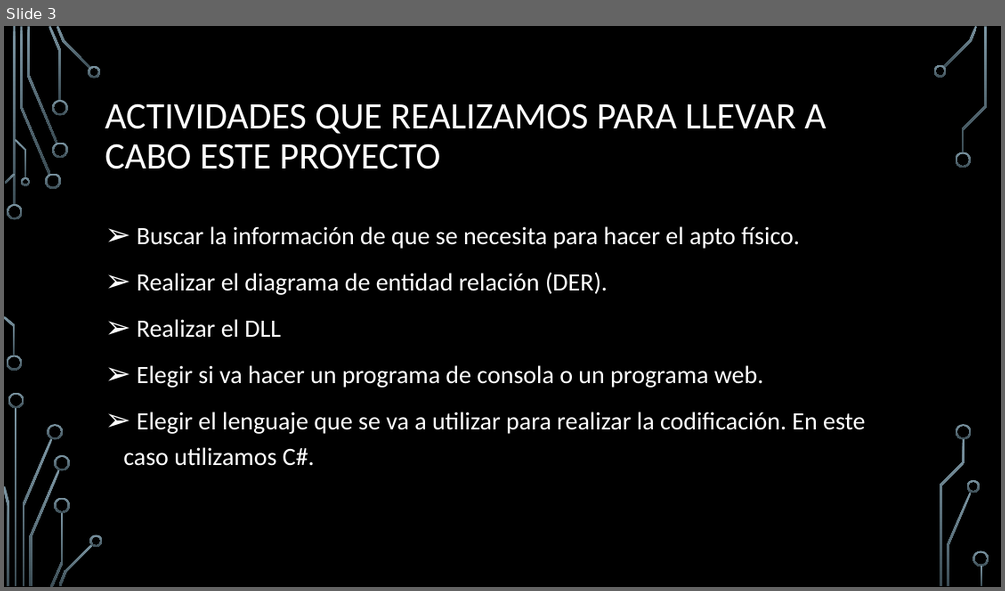
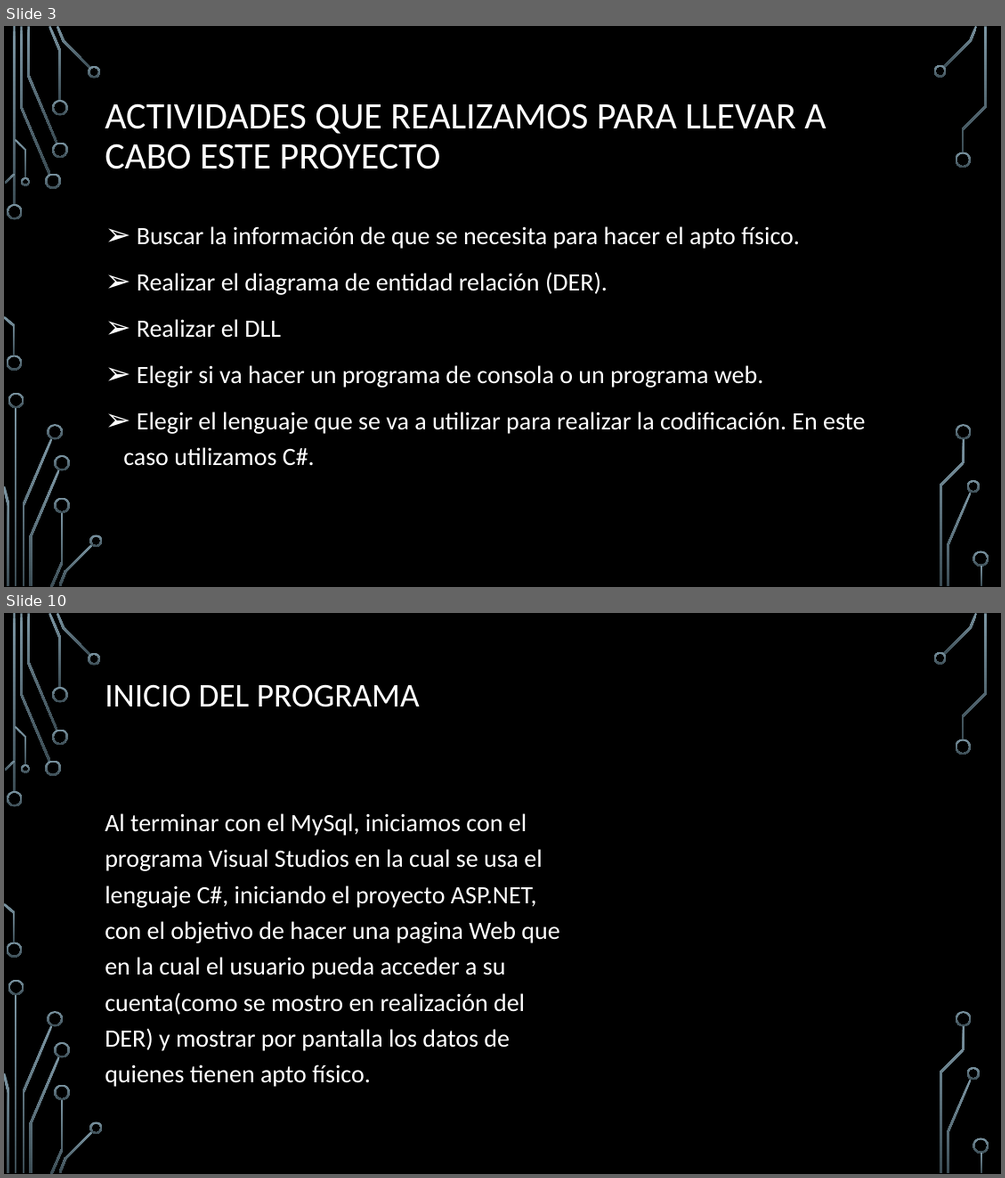
Before and after one commit to DustinJigsaw/Proyecto, a slide deck: SAF/Documentación del proyecto/SAF (Sistema de apto físico).pptx. Shown one above the other, each under a label of ours: slide 3 before the commit, slides 3 and 10 after it; the slides between them are not shown. The pictures are 1005x591 and 1005x1178 pixels, drawn with LibreOffice and Linux fonts; fonts in the diff are those of the drawing; background and template pictures are left out. Boxes give left, top, right and bottom in pixels: in the first picture for what was removed or moved away, otherwise in the second. Text is boxed around its words. In the diff, an @@ line names an element or a change of style, - is before the commit and + after.

Commit message:
Documentacion del proyecto
Se modifico la documentacion en Power Point

```diff
--- a/SAF/Documentación del proyecto/SAF (Sistema de apto físico).pptx
+++ b/SAF/Documentación del proyecto/SAF (Sistema de apto físico).pptx
@@ slide 10 added at (4, 613, 1001, 1174), background picture (left out); not listed: 36 template elements that a slide beside it also shows @@
@@ title added at (105, 684, 420, 707), 32 pt, text #FFFFFF @@
+INICIO DEL PROGRAMA
@@ text added at (105, 813, 559, 1086), 24 pt, text #FFFFFF @@
+Al terminar con el MySql, iniciamos con el programa Visual Studios en la cual se usa el lenguaje C#, iniciando el proyecto ASP.NET, con el objetivo de hacer una pagina Web que en la cual el usuario pueda acceder a su cuenta(como se mostro en realización del DER) y mostrar por pantalla los datos de quienes tienen apto físico.
```
Also in this commit, not shown: 7 other slides added, 2 other files.
